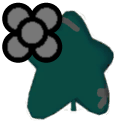
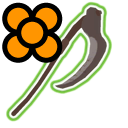
The second 128 × 128 image is a revision of the first. Changes to its layers:
hid "Legendary (Consumed)" over [7, 7, 63, 63]
showed "Legendary" over [7, 7, 63, 63]
added layer "Scythe" above "Sale Star Consumed" over [6, 1, 115, 122]
hid "Sale Star Consumed" over [11, 9, 115, 121]
